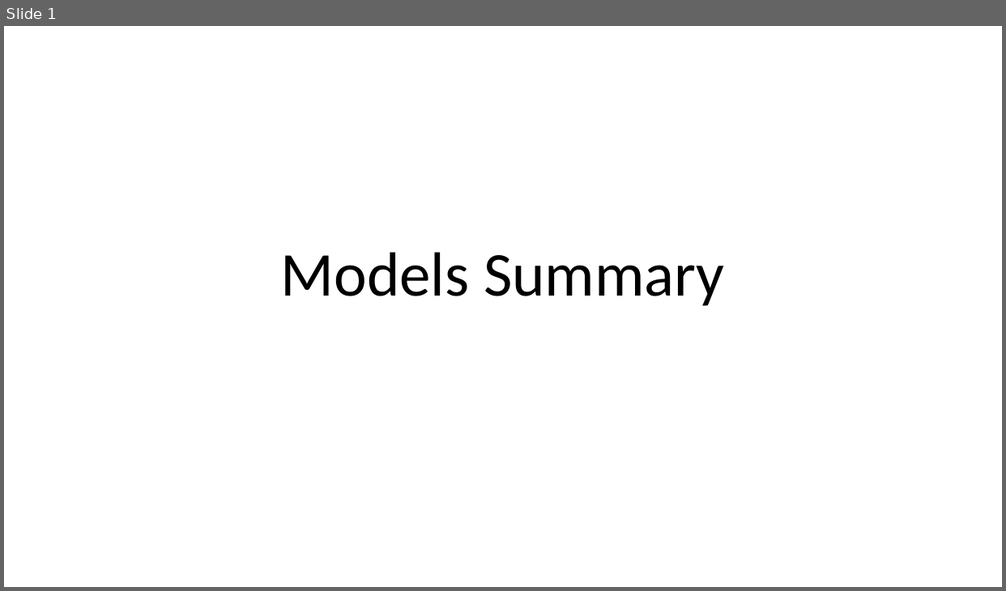
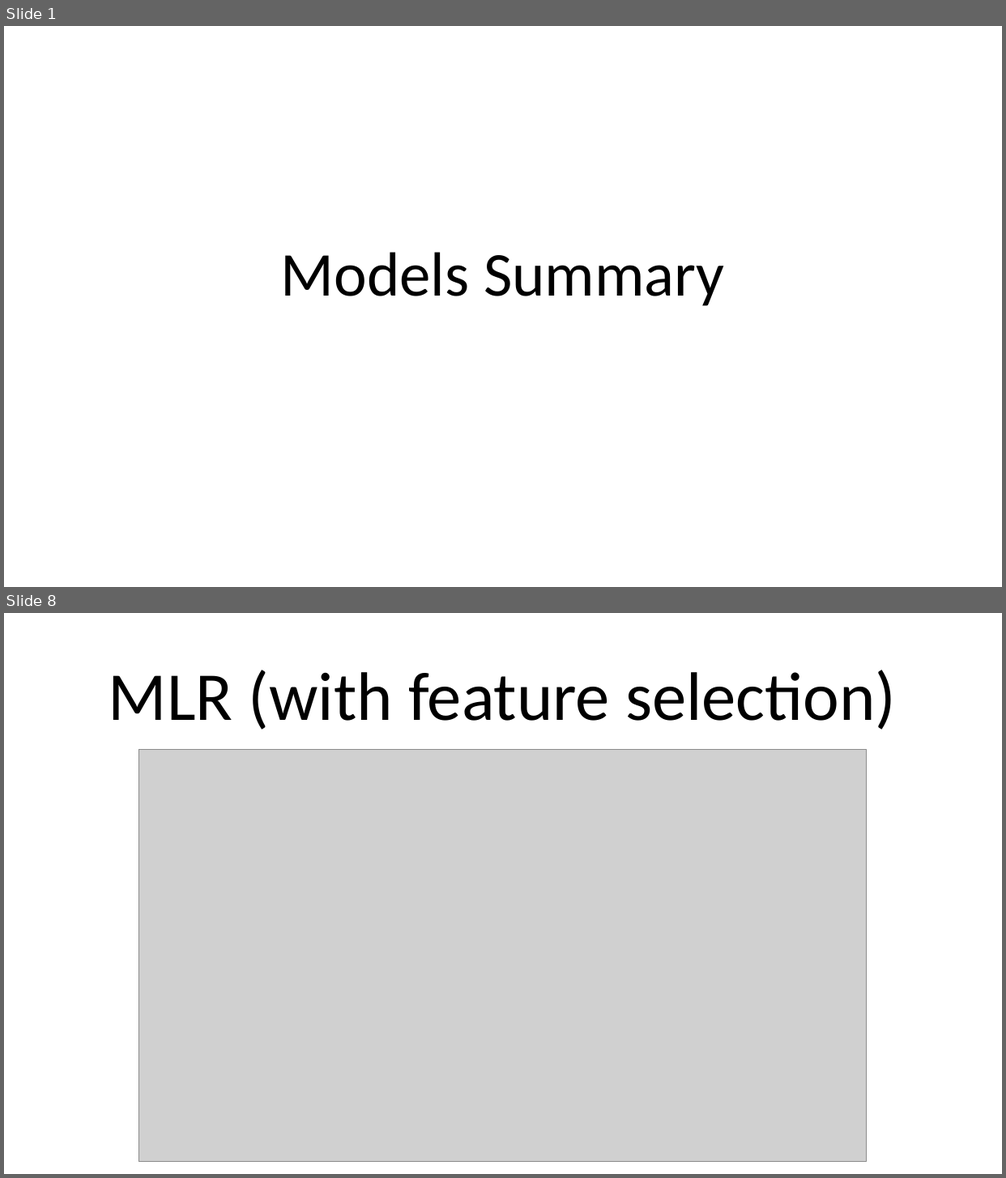
Before and after one commit to LiaCohn/clean-coasts, a slide deck: models/models.pptx. Shown one above the other, each under a label of ours: slide 1 before the commit, slides 1 and 8 after it; the slides between them are not shown. The pictures are 1006x591 and 1006x1178 pixels, drawn with LibreOffice and Linux fonts; fonts in the diff are those of the drawing; grey boxes stand for pictures. Boxes give left, top, right and bottom in pixels: in the first picture for what was removed or moved away, otherwise in the second. Text is boxed around its words. In the diff, an @@ line names an element or a change of style, - is before the commit and + after.

```diff
--- a/models/models.pptx
+++ b/models/models.pptx
@@ slide 8 added at [4, 613, 1002, 1174], background #FFFFFF @@
@@ title added at [108, 670, 896, 730], 66 pt, text #000000 @@
+MLR (with feature selection)
@@ picture added at [139, 749, 867, 1161] @@
```
Also in this commit, not shown: 7 slides changed, 8 other slides added, 7 other files.
